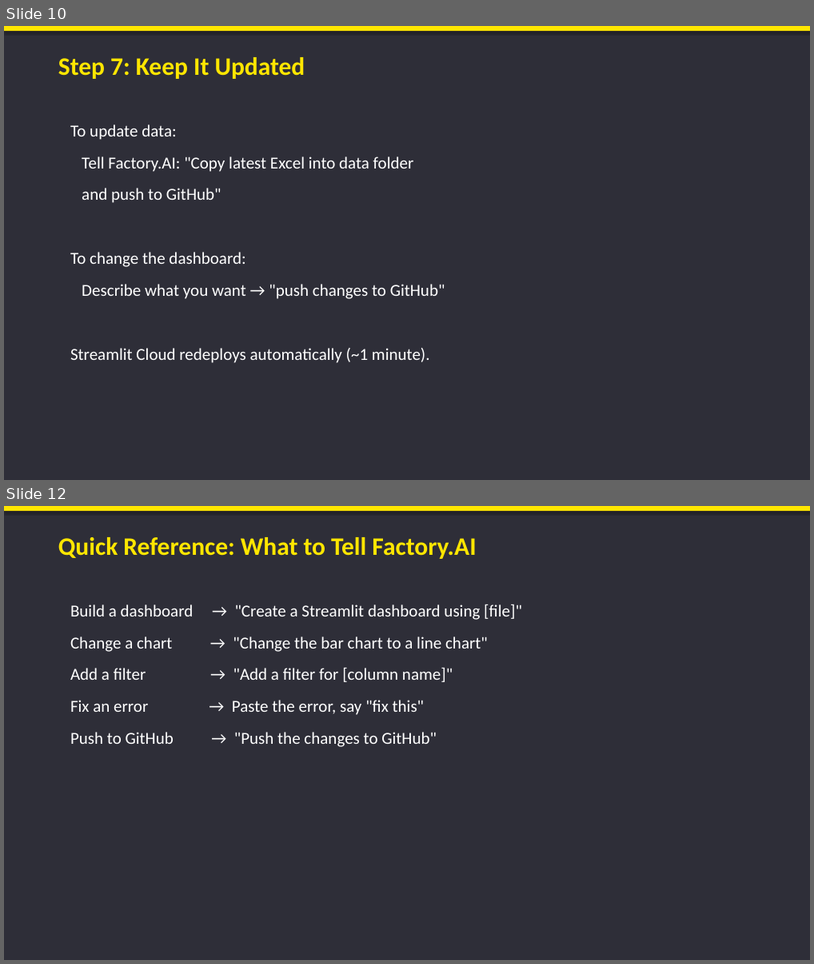
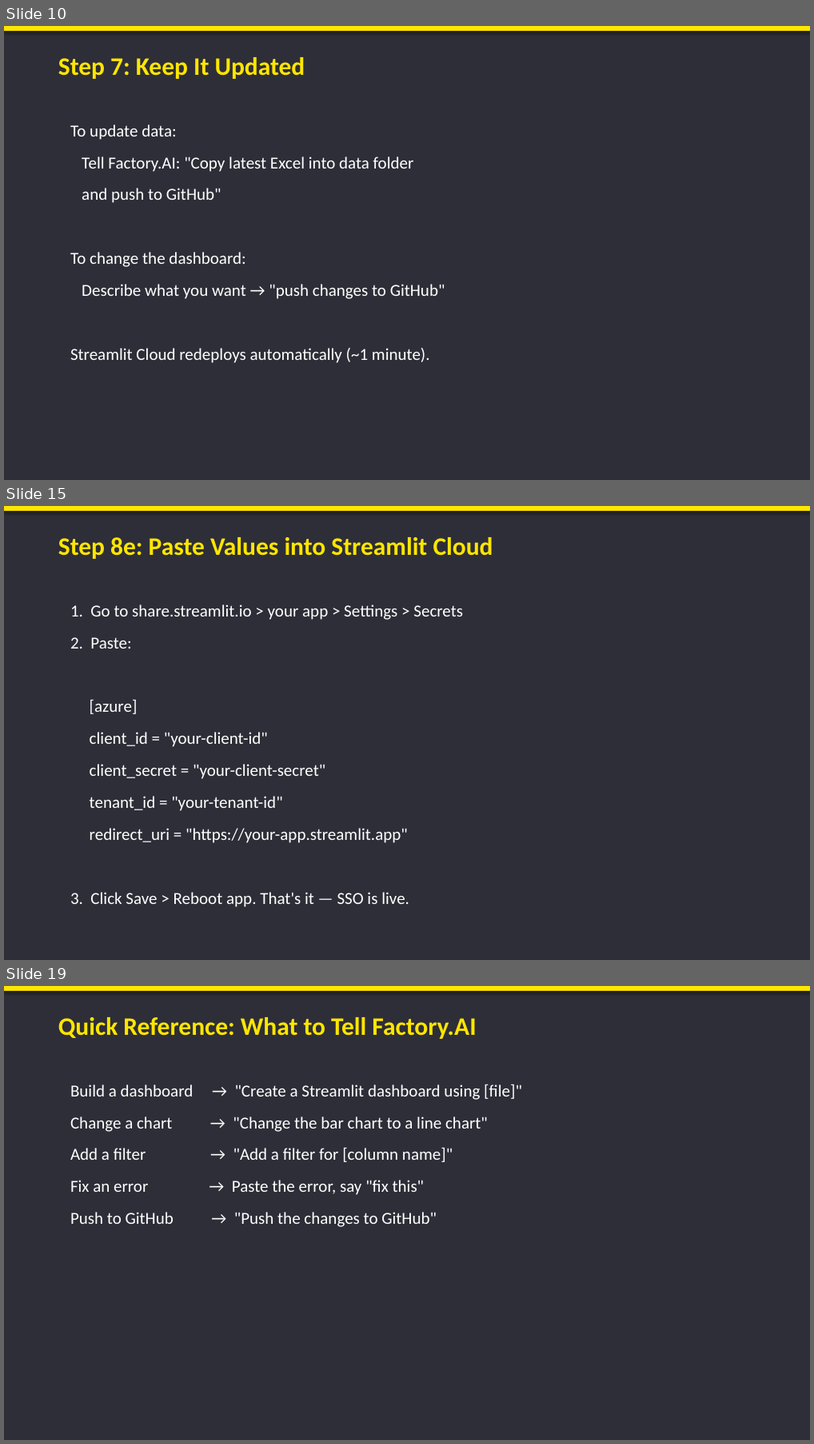
Before and after one commit to JustinDGold/Factory-Dashboard-demo, a slide deck: Factory_AI_Dashboard_Guide.pptx. Shown one above the other, each under a label of ours: slides 10 and 12 before the commit, slides 10, 15 and 19 after it; the slides between them are not shown. The pictures are 814x964 and 814x1444 pixels, drawn with LibreOffice and Linux fonts; fonts in the diff are those of the drawing. Boxes give left, top, right and bottom in pixels: in the first picture for what was removed or moved away, otherwise in the second. Text is boxed around its words. In the diff, an @@ line names an element or a change of style, - is before the commit and + after.

Commit message:
Add Azure SSO setup to all guides (Markdown, Word, PowerPoint)

```diff
--- a/Factory_AI_Dashboard_Guide.pptx
+++ b/Factory_AI_Dashboard_Guide.pptx
@@ slide 15 added at box(4, 506, 810, 960), background #2E2E38 @@
@@ rectangle added at box(4, 506, 810, 511), fill #FFE600 @@
@@ text added at box(58, 537, 494, 559), 30 pt, text #FFE600, bold @@
+Step 8e: Paste Values into Streamlit Cloud
@@ text added at box(70, 604, 463, 907), 20 pt, text #FFFFFF @@
+1. Go to share.streamlit.io > your app > Settings > Secrets
+2. Paste:
+[azure]
+client_id = "your-client-id"
+client_secret = "your-client-secret"
+tenant_id = "your-tenant-id"
+redirect_uri = "https://your-app.streamlit.app"
+3. Click Save > Reboot app. That's it — SSO is live.
@@ what was slide 12 is now slide 19 @@
```
Also in this commit, not shown: 1 slide changed, 6 other slides added, 4 other files.
